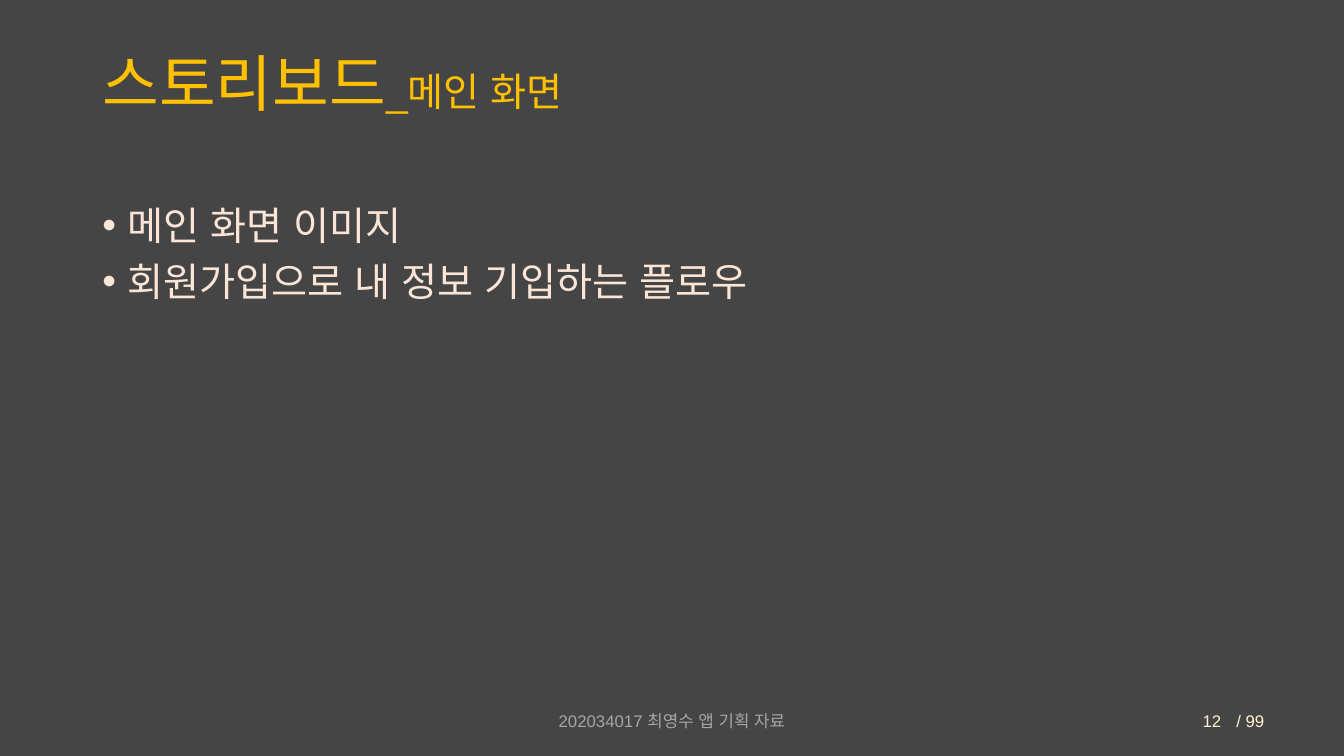
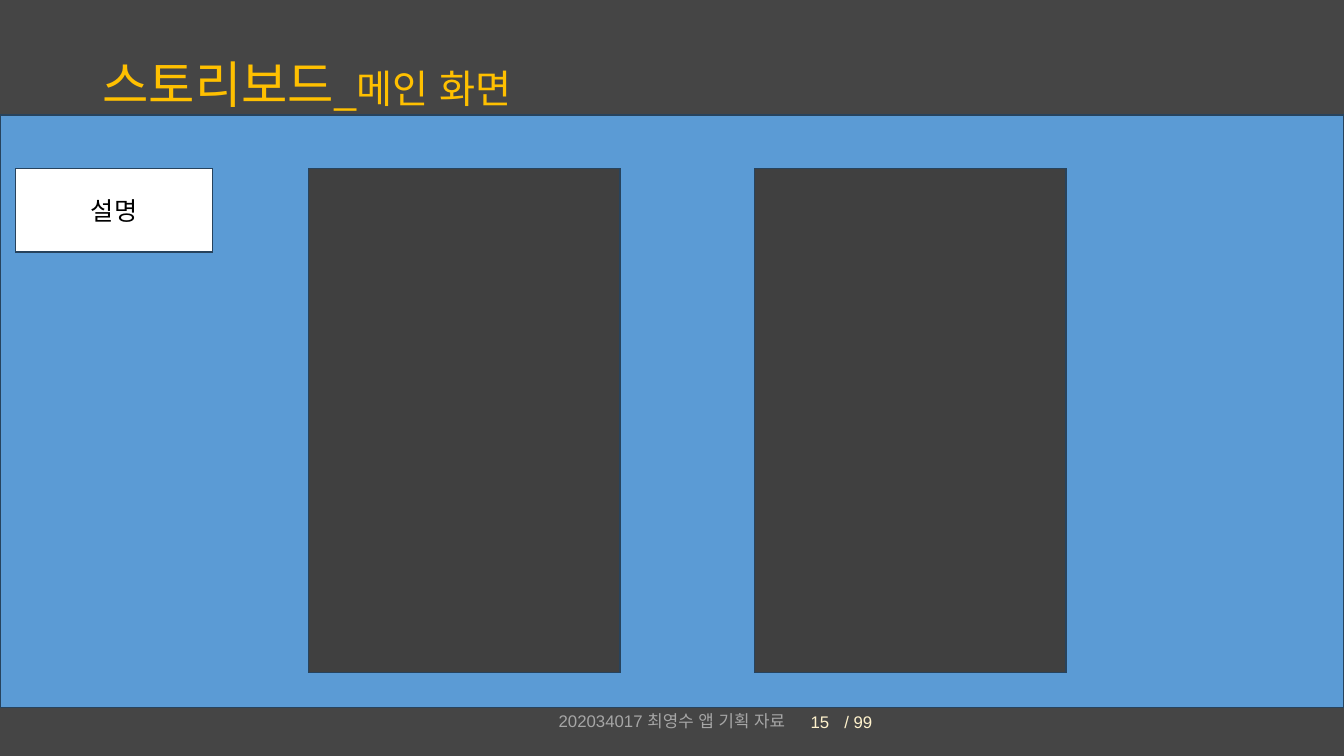
Before and after one commit to Chronos410/PartyCompetition, a slide deck: slide 15 of 대충 설계도.pptx (slide 12 before the commit). Drawn at 1344x756 pixels with LibreOffice and Linux fonts; fonts in the diff are those of the drawing. Boxes give left, top, right and bottom in pixels: in the first picture for what was removed or moved away, otherwise in the second. Text is boxed around its words. In the diff, an @@ line names an element or a change of style, - is before the commit and + after.

```diff
--- a/대충 설계도.pptx
+++ b/대충 설계도.pptx
@@ title "스토리보드_메인 화면" at <box>102,61,511,111</box>: size 44 to 36 pt in "스토리보드_메인" @@
@@ rectangle added at <box>0,115,1344,708</box>, fill #5B9BD5, outline #28445D 1 pt @@
@@ rectangle added at <box>15,168,213,252</box>, fill #FFFFFF, outline #28445D 1 pt, 18 pt, text #000000 @@
+설명
@@ rectangle added at <box>309,168,620,673</box>, fill #404040, outline #28445D 1 pt @@
@@ rectangle added at <box>754,168,1066,673</box>, fill #404040, outline #28445D 1 pt @@
@@ text removed at <box>128,207,748,299</box> @@
-• 메인 화면 이미지
-• 회원가입으로 내 정보 기입하는 플로우
@@ text "/ 99": place and size @@
-text "/ 99" at <box>1246,715,1265,727</box>
+text "/ 99" at <box>854,716,873,728</box>
@@ page number added at <box>811,716,830,728</box>, 12 pt, text #FFF2CC @@
+15
@@ page number removed at <box>1203,715,1222,727</box> @@
-12
```
Also in this commit, not shown: 17 other slides changed, 4 slides added, 3 other files.
